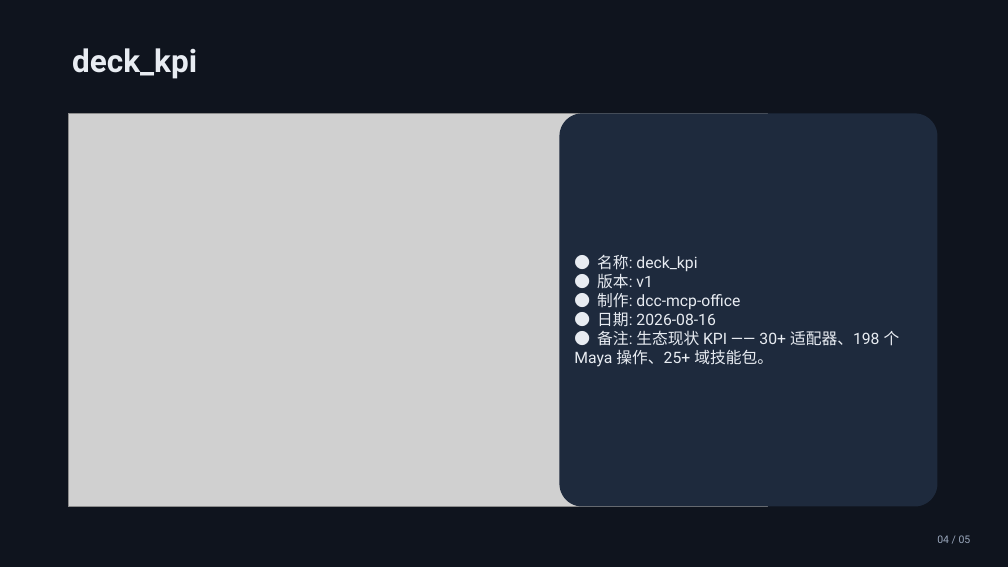
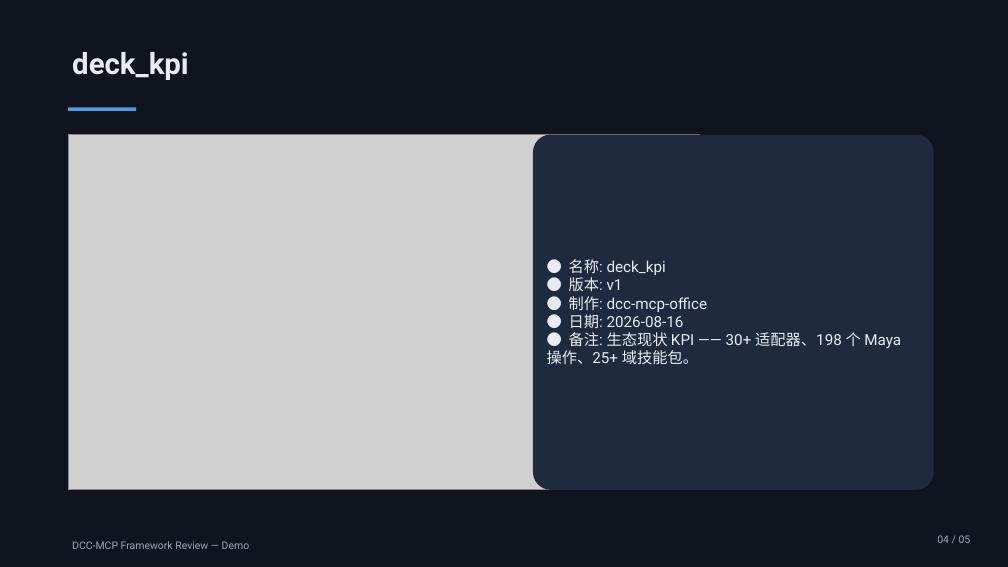
Before and after one commit to dcc-mcp/dcc-mcp-powerpoint, a slide deck: slide 4 of examples/output/review-demo/draft-review-dcc-mcp-framework.pptx. Drawn at 1008x567 pixels with LibreOffice and Linux fonts; fonts in the diff are those of the drawing; grey boxes stand for pictures. Boxes give left, top, right and bottom in pixels: in the first picture for what was removed or moved away, otherwise in the second. Text is boxed around its words. In the diff, an @@ line names an element or a change of style, - is before the commit and + after.

Commit message:
feat: showcase-grade layout system for all deck layouts (#6)
Design-system overhaul (showcase quality):
- unified content header (28pt title + accent rule) on every content slide
- editorial bullet rows (accent dot + hairline separators) replace box rows
- two-column/comparison panels with colored header strips
- kpi cards with accent top strip; architecture layers with numbered chips
  on a vertical spine; timeline with alternating above/below labels
- centered hero title cover + ghost circle accents (inset within the safe
  margin band — caught by the pixel-level bleed check)
- deck-title footer on all slides
- regenerated framework deck + review demo artifacts

```diff
--- a/examples/output/review-demo/draft-review-dcc-mcp-framework.pptx
+++ b/examples/output/review-demo/draft-review-dcc-mcp-framework.pptx
@@ text "deck_kpi" at (72, 52, 189, 80): size 30 to 28 pt @@
@@ rectangle added at (68, 107, 136, 111), fill #4D9DE0 @@
@@ picture: place and size @@
-picture at (68, 113, 767, 507)
+picture at (68, 135, 700, 490)
@@ rounded rectangle "● 名称: deck_kpi": place and size @@
-rounded rectangle "● 名称: deck_kpi" at (560, 113, 938, 507)
+rounded rectangle "● 名称: deck_kpi" at (533, 135, 934, 490)
@@ rounded rectangle "● 名称: deck_kpi" at (533, 135, 934, 490): size 15 to 14.5 pt; proportions changed @@
@@ text added at (72, 541, 250, 549), 10 pt, text #9AA7BC @@
+DCC-MCP Framework Review — Demo
```
Also in this commit, not shown: 4 other slides changed, 21 other files.
